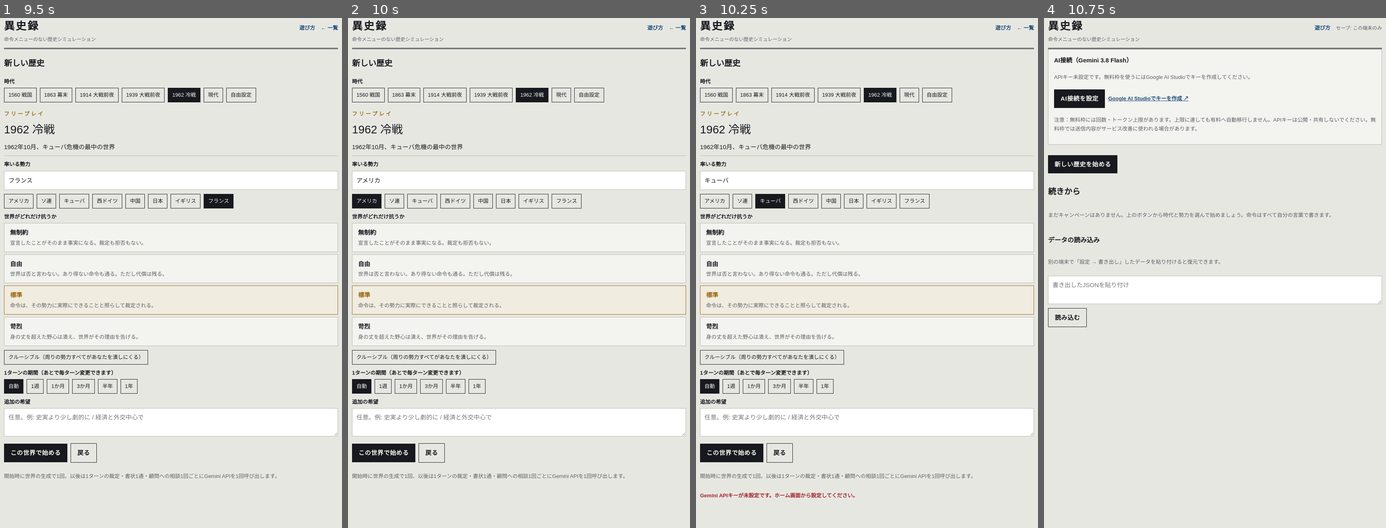
Above: before the commit, frames 1-4 (left to right).
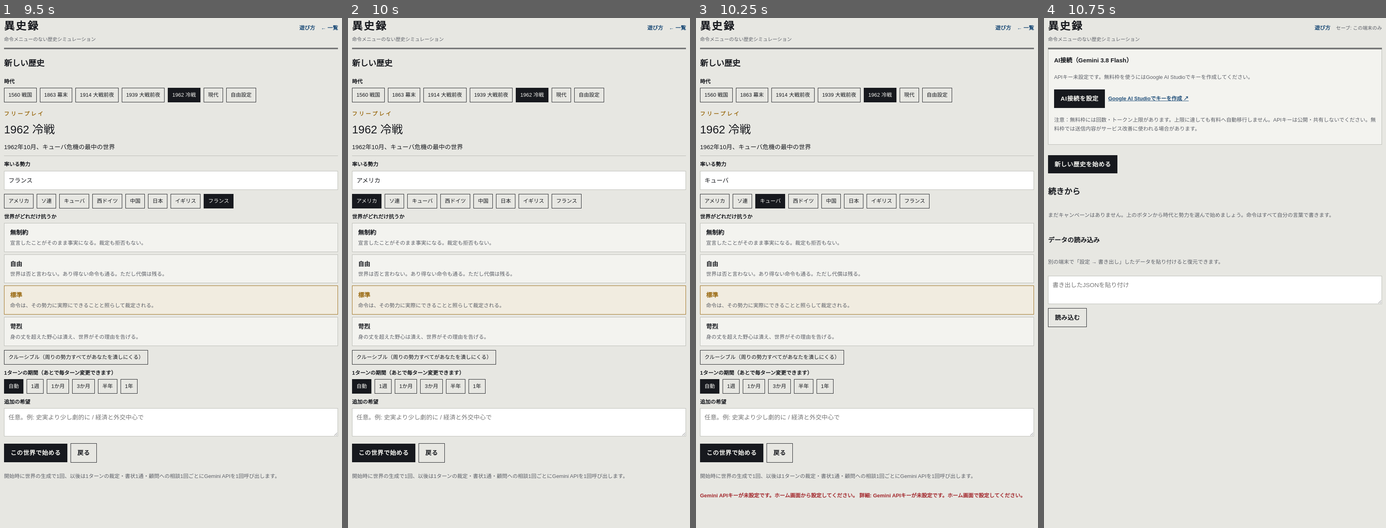
Above: after the commit, the same moments.

Repository: kunomaki/ishiroku-game
Game: browser game, page index.html
Same seed, same stepped clock (60 frames per second), same inputs: the game is played once before the commit and once after it.
Inputs (mouse positions are in pixels of both pictures, inside the frame that each line leads up to):
- Up to frame 1 (9.5 s): move the mouse to (171, 206) at 1.07 s; click "読み込む" at 1.17 s; click "新しい歴史を始める" at 1.67 s; move the mouse to (102, 89) at 2.07 s; click "02 命令" at 2.17 s; click "03 顧問" at 2.67 s; press the mouse at (235, 84) at 3.07 s; click "01 世界" at 3.17 s; release the mouse at (171, 69) at 3.2 s; click "06 結果" at 3.67 s; move the mouse to (222, 145) at 4.07 s; click "ゲームに戻る" at 4.17 s; click (171, 242) at 4.67 s; type "7" at 4.67 s; tap Enter at 4.7 s; move the mouse to (88, 400) at 5.07 s; click "1か月" at 5.17 s; click "無制約 宣言したことがそのまま事実になる。裁定も拒否もない。" at 5.67 s; press the mouse at (171, 171) at 6.07 s; click "1962 冷戦" at 6.17 s; release the mouse at (136, 410) at 6.2 s; click "イギリス" at 6.67 s; move the mouse to (270, 273) at 7.07 s; click "西ドイツ" at 7.17 s; click "無制約 宣言したことがそのまま事実になる。裁定も拒否もない。" at 7.67 s; move the mouse to (71, 247) at 8.07 s; click "フランス" at 8.17 s; click "標準 命令は、その勢力に実際にできることと照らして裁定され…" at 8.67 s; press the mouse at (136, 410) at 9.07 s; click "自動" at 9.17 s; release the mouse at (102, 201) at 9.2 s
- Up to frame 2 (10 s): click "アメリカ" at 9.67 s
- Up to frame 3 (10.25 s): click "この世界で始める" at 10.02 s; move the mouse to (901, 89) at 10.07 s; click "キューバ" at 10.17 s
- Up to frame 4 (10.75 s): click "← 一覧" at 10.67 s

Frames 1-2 are identical in both runs. In frame 3, 0.2% of the frame differs, in the area x 47-96%, y 93-95%; in frame 4, nothing differs.

Commit message:
Update index.html

Diff:
--- a/index.html
+++ b/index.html
@@ -576,8 +576,15 @@
   empty_completion:"返答が空でした。もう一度実行してください。",
   upstream_error:"通信が途切れました。もう一度実行してください。"
 };
-function errMsg(e){ return (e && ERR[e.code]) || "エラーが発生しました（" + ((e&&e.code)||"unknown") + "）。もう一度実行してください。"; }
-
+function errMsg(e){
+  const base=(e && ERR[e.code]) || "エラーが発生しました（" + ((e&&e.code)||"unknown") + "）。もう一度実行してください。";
+  const detail=e && e.message ? String(e.message).trim() : "";
+  if(detail && detail!==base){
+    const safe=detail.slice(0,600);
+    return base + "\n詳細: " + safe;
+  }
+  return base;
+}
 let ctl = null, tick = null;
 function startBusy(label){
   S.busy = {label, t0:Date.now(), chars:0};
